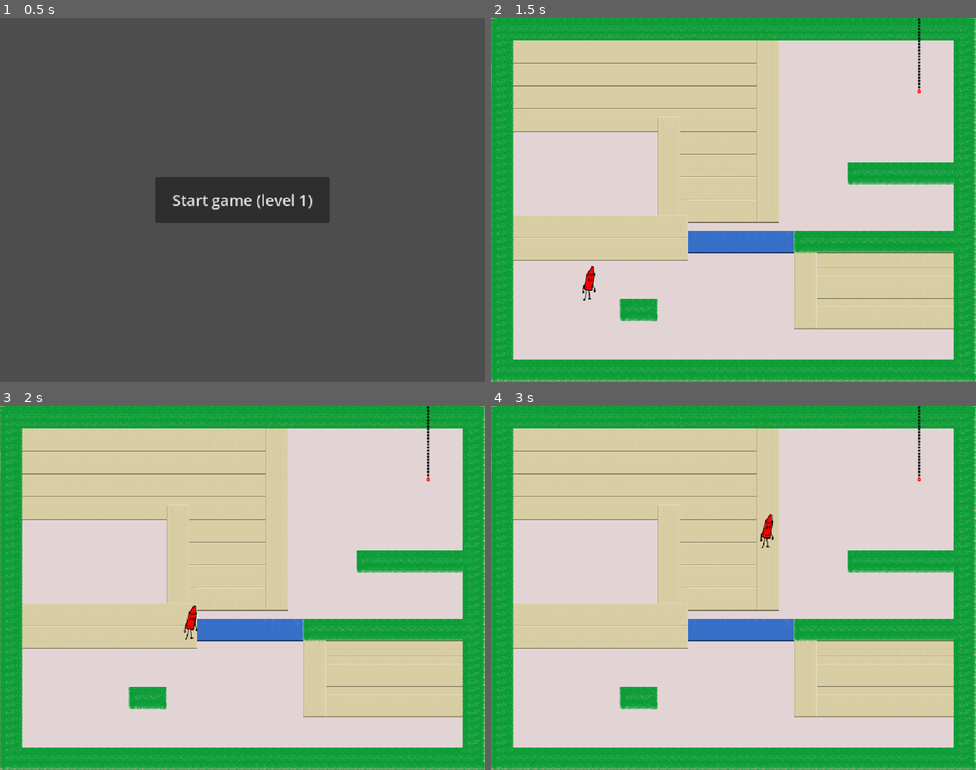
Above: before the commit, frames 1-4 (two rows, left to right).
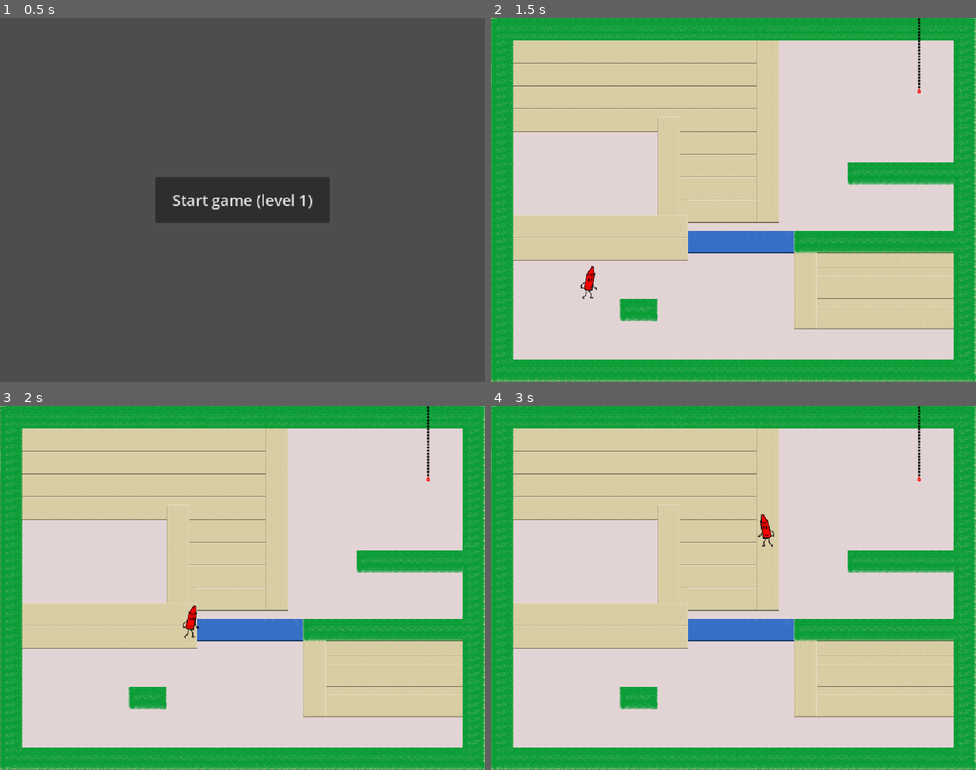
Above: after the commit, the same moments.

Repository: Fuzzlewuzzlekins/ggj-2026-mask
Game: Godot game, scene res://main.tscn
Two runs of this game, one before a commit and one after it. Both use one fixed random seed, a clock stepped at 60 frames per second and the inputs below.
Inputs:
- Up to frame 1 (0.5 s): no input
- Up to frame 2 (1.5 s): click "Start game (level 1)" at 0.5 s; tap Enter at 1.25 s; hold Right (move_right) from 1.28 s (still down); tap Shift (grab) at 1.35 s
- Up to frame 3 (2 s): keep holding Right (move_right); tap Space (jump) at 1.52, 1.55, 1.82 s
- Up to frame 4 (3 s): tap Space (jump) at 2.1, 2.27, 2.57 s; tap Shift (grab) at 2.3, 2.85 s; release Right (move_right) at 2.78 s; hold Left (move_left) from 2.78 s (still down)

Frame 1 is identical in both runs. In frame 2, less than 0.1% of the frame differs, in the area x 18-22%, y 70-78%; in frame 3, less than 0.1%; in frame 4, 0.2%, in the area x 55-59%, y 29-39%.

Commit message:
Add animation to crayon hero

Diff:
--- a/player.gd
+++ b/player.gd
@@ -27,28 +27,39 @@
 
 
 func _physics_process(delta: float) -> void:
+	var current_animation = null
+
+
 	# Add the gravity.
 	if not is_on_floor():
 		# TODO: implement Coyote Time
 		velocity += get_gravity() * delta
+		current_animation = "jump"
 
 	# Handle jump.
 	if Input.is_action_just_pressed("jump") and is_on_floor():
 		# TODO: implement variable jump power
 		velocity.y = JUMP_VELOCITY
+		current_animation = "jump"
 
 	# Get the input direction and handle the movement/deceleration.
 	var direction := Input.get_axis("move_left", "move_right")
 	if direction:
 		velocity.x = direction * SPEED
+		if not current_animation:
+			current_animation = "run"
+		$AnimatedSprite2D.flip_h = velocity.x < 0
 	else:
 		velocity.x = move_toward(velocity.x, 0, SPEED)
+		if not current_animation:
+			current_animation = "idle"
 
 	# Handle "grab" attempts.
+	# TODO: animate grab regardless of target
 	if Input.is_action_just_pressed("grab") and is_touching_midlevel_goal:
-
 		reached_midlevel.emit()
 
+	$AnimatedSprite2D.play(current_animation)
 	move_and_slide()
 
 
--- a/player.tscn
+++ b/player.tscn
@@ -1,7 +1,48 @@
-[gd_scene load_steps=4 format=3 uid="uid://jqqu0tnxawit"]
+[gd_scene load_steps=10 format=3 uid="uid://jqqu0tnxawit"]
 
 [ext_resource type="Script" uid="uid://ddysle0ros6tv" path="res://player.gd" id="1_onrkg"]
-[ext_resource type="Texture2D" uid="uid://bmjgedh2y5xta" path="res://assets/crayon_temp.png" id="2_onrkg"]
+[ext_resource type="Texture2D" uid="uid://c25pylxaq1jwx" path="res://assets/crayon_idle.png" id="2_1jxqw"]
+[ext_resource type="Texture2D" uid="uid://jlqx70lrjqkq" path="res://assets/crayon_jump.png" id="3_dw050"]
+[ext_resource type="Texture2D" uid="uid://bmuh2r18wrr72" path="res://assets/crayon_run1.png" id="4_b26j0"]
+[ext_resource type="Texture2D" uid="uid://bsnxbjjgfa7li" path="res://assets/crayon_run2.png" id="5_n7ghd"]
+[ext_resource type="Texture2D" uid="uid://dyxnacwyoqgtr" path="res://assets/crayon_run3.png" id="6_nvl01"]
+[ext_resource type="Texture2D" uid="uid://cq3bg4cya3c5m" path="res://assets/crayon_run4.png" id="7_ivps1"]
+
+[sub_resource type="SpriteFrames" id="SpriteFrames_urp6f"]
+animations = [{
+"frames": [{
+"duration": 1.0,
+"texture": ExtResource("2_1jxqw")
+}],
+"loop": true,
+"name": &"idle",
+"speed": 5.0
+}, {
+"frames": [{
+"duration": 1.0,
+"texture": ExtResource("3_dw050")
+}],
+"loop": true,
+"name": &"jump",
+"speed": 5.0
+}, {
+"frames": [{
+"duration": 1.0,
+"texture": ExtResource("4_b26j0")
+}, {
+"duration": 1.0,
+"texture": ExtResource("5_n7ghd")
+}, {
+"duration": 1.0,
+"texture": ExtResource("6_nvl01")
+}, {
+"duration": 1.0,
+"texture": ExtResource("7_ivps1")
+}],
+"loop": true,
+"name": &"run",
+"speed": 5.0
+}]
 
 [sub_resource type="RectangleShape2D" id="RectangleShape2D_hqtel"]
 size = Vector2(27, 70)
@@ -10,9 +51,10 @@
 script = ExtResource("1_onrkg")
 metadata/_edit_group_ = true
 
-[node name="Sprite2D" type="Sprite2D" parent="."]
+[node name="AnimatedSprite2D" type="AnimatedSprite2D" parent="."]
 scale = Vector2(0.75, 0.75)
-texture = ExtResource("2_onrkg")
+sprite_frames = SubResource("SpriteFrames_urp6f")
+animation = &"idle"
 
 [node name="CollisionShape2D" type="CollisionShape2D" parent="."]
 position = Vector2(0.5, 0)
Binary file added: assets/crayon_idle.png
Not shown, added: assets/crayon_idle.png.import
Binary file added: assets/crayon_jump.png
Not shown, added: assets/crayon_jump.png.import
Binary file added: assets/crayon_run1.png
Not shown, added: assets/crayon_run1.png.import
Binary file added: assets/crayon_run2.png
Not shown, added: assets/crayon_run2.png.import
Binary file added: assets/crayon_run3.png
Not shown, added: assets/crayon_run3.png.import
Binary file added: assets/crayon_run4.png
Not shown, changed: assets/crayon_run4.png.import
(and 1 more such lines)
